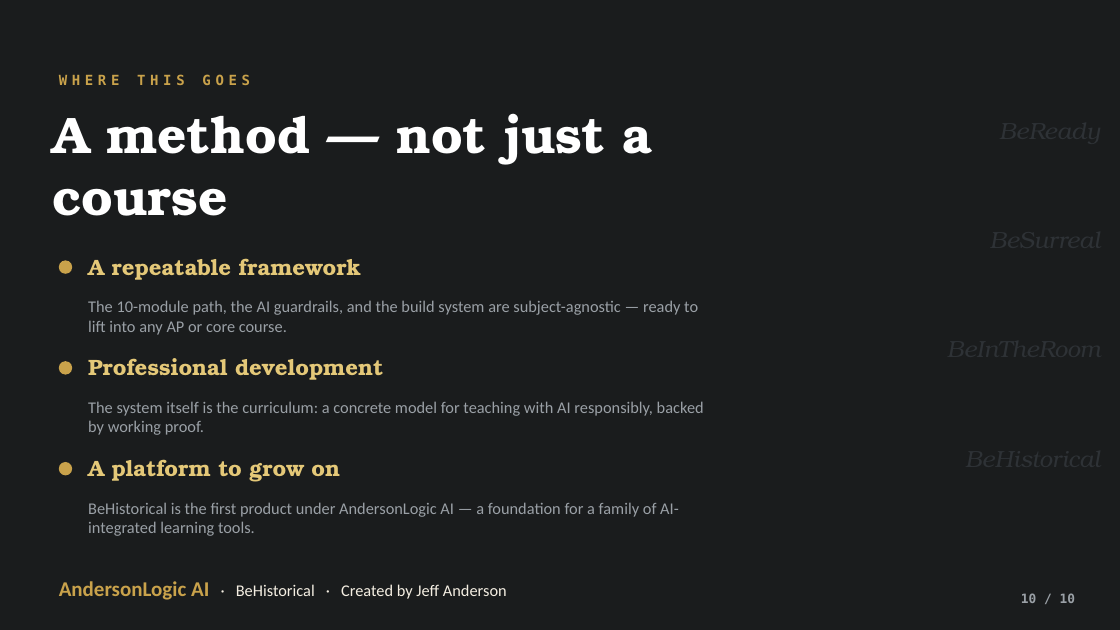
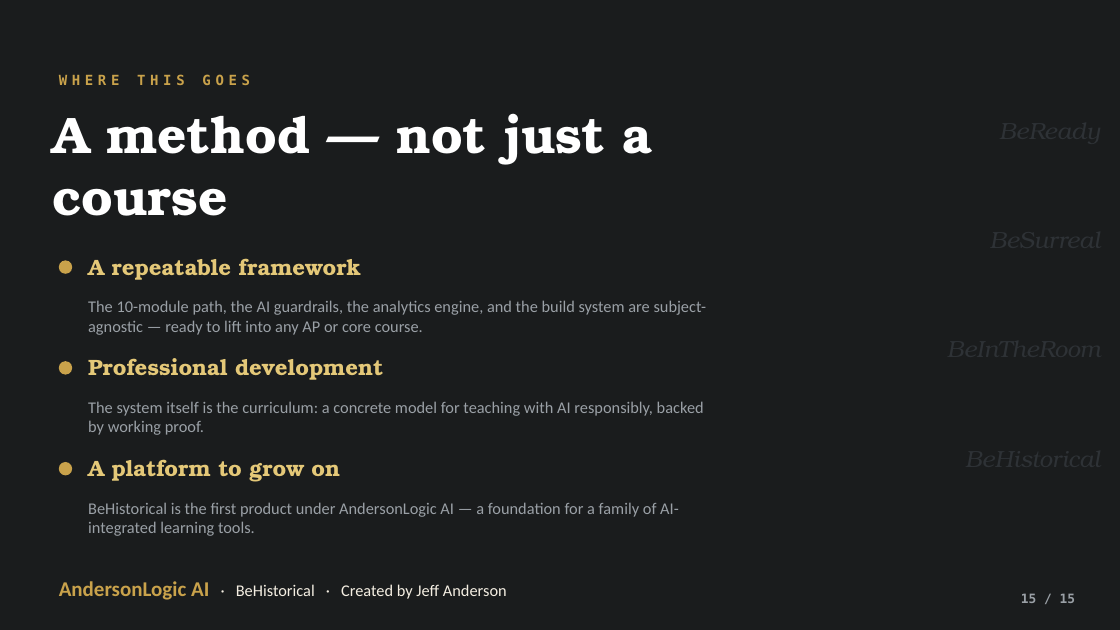
Before and after one commit to JeffAndersonLogic/ap-world-history, a slide deck: slide 15 of pitch/BeHistorical-AndersonLogic-AI.pptx (slide 10 before the commit). Drawn at 1120x630 pixels with LibreOffice and Linux fonts; fonts in the diff are those of the drawing. Boxes give left, top, right and bottom in pixels: in the first picture for what was removed or moved away, otherwise in the second. Text is boxed around its words. In the diff, an @@ line names an element or a change of style, - is before the commit and + after.

```diff
--- a/pitch/BeHistorical-AndersonLogic-AI.pptx
+++ b/pitch/BeHistorical-AndersonLogic-AI.pptx
@@ text at bbox=[88, 300, 707, 335]: text changed @@
-The 10-module path, the AI guardrails, and the build system are subject-agnostic — ready to lift into any AP or core course.
+The 10-module path, the AI guardrails, the analytics engine, and the build system are subject-agnostic — ready to lift into any AP or core course.
@@ text at bbox=[1021, 593, 1075, 603]: text changed @@
-10 / 10
+15 / 15
```
Also in this commit, not shown: 8 other slides changed, 6 slides added, 1 slide removed, 7 other files.
